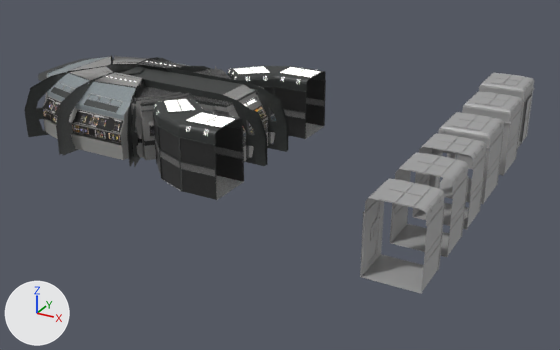
Two versions of the FBX model ST3E2-Unity/Assets/Models/Interiors/MonitorBridge/MonitorBridge.fbx, one commit apart.
The view is the same before and after, from a 50 mm lens placed at (70.8, -105.9, 49.6), pointed at (12.6, 0.0, -3.4). Arrows for +X, +Y and +Z are at lower left; the lights stay in place. Where no turn or scale is listed for an object, it has been applied to the vertices.
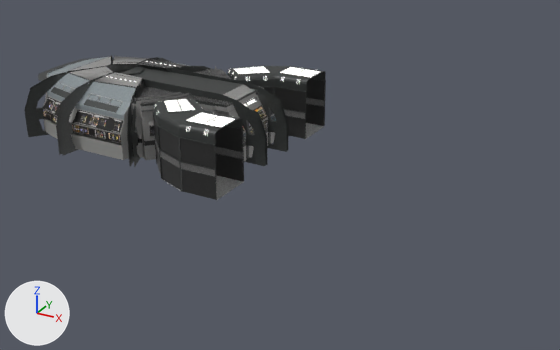
Patch to the scene script:
```diff
--- a/ST3E2-Unity/Assets/Models/Interiors/MonitorBridge/MonitorBridge.fbx.py
+++ b/ST3E2-Unity/Assets/Models/Interiors/MonitorBridge/MonitorBridge.fbx.py
@@ ob_cube @@
-ob_cube = bpy.data.objects.new('Cube', me_cube)
-ob_cube.location = (43.8, -5.3, 0.0)
```

Location of each change, (x1, y1, x2, y2) in pixels of the pictures (560 x 350 px):
'Cube', deleted
    before: (360, 73, 535, 294)
